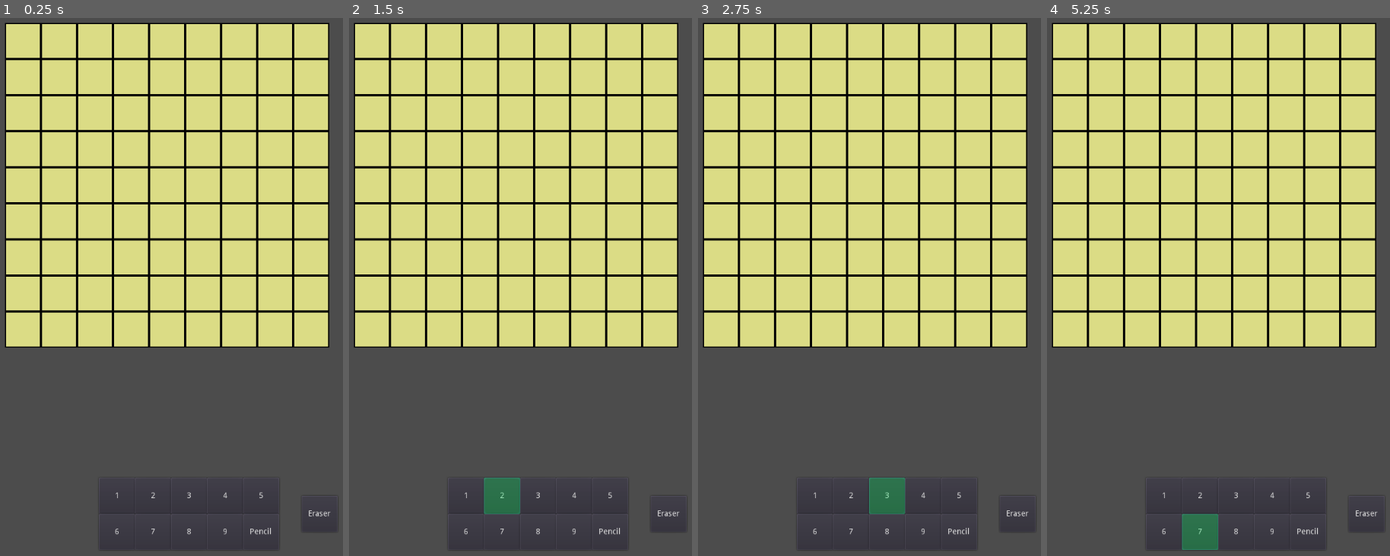
Above: before the commit, frames 1-4 (left to right).
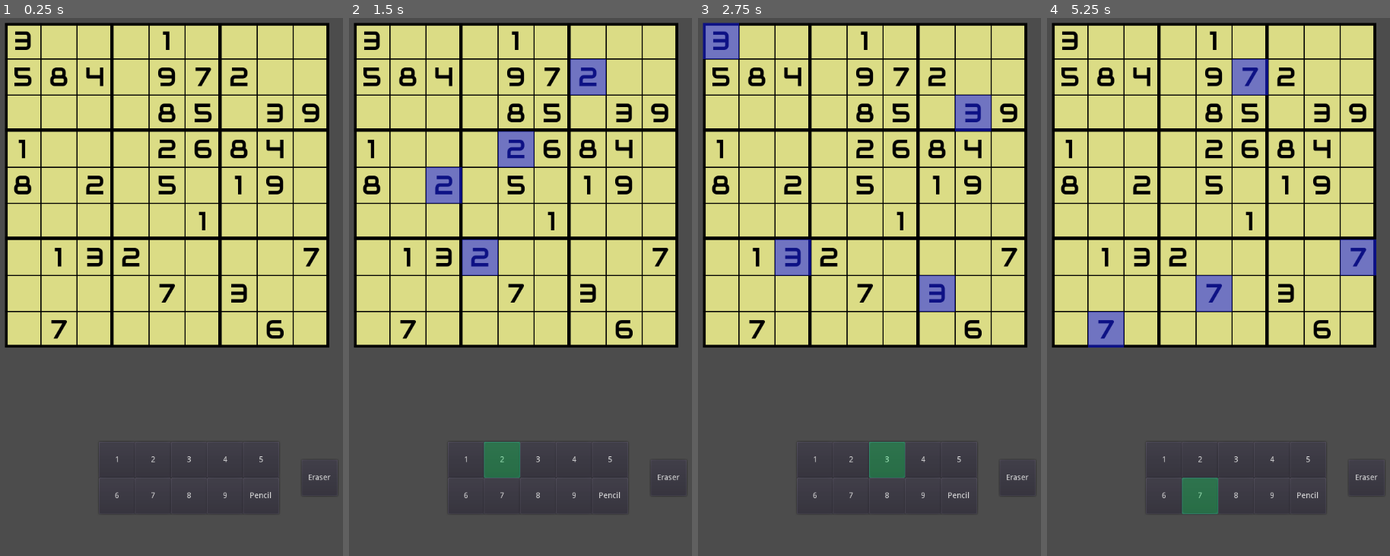
Above: after the commit, the same moments.

Repository: RonaldNand/GodotSudoku
Game: Godot game, scene res://Main.tscn
The game is run twice, just before and just after one commit, with the same random seed, the same clock (stepped at 60 frames per second) and the same inputs.
Inputs:
- Up to frame 1 (0.25 s): no input
- Up to frame 2 (1.5 s): click "1" at 0.5 s; click "2" at 1.25 s
- Up to frame 3 (2.75 s): click "3" at 2 s
- Up to frame 4 (5.25 s): click "4" at 2.75 s; click "5" at 3.5 s; click "6" at 4.25 s; click "7" at 5 s

The runs differ from the first frame. In frame 1, 11% of the frame differs, in the area x 1-99%, y 1-99%; in frame 2, 14%; in frame 3, 14%; in frame 4, 15%.

Commit message:
Puzzle Generation Complete

Diff:
--- a/Sudoku/Cell.gd
+++ b/Sudoku/Cell.gd
@@ -7,18 +7,36 @@
 var value = 0
 var pencil = []
 var locked = false
+var thickTop = false
+var thickRight = false
+var thickLeft = false
+var thickBottom = false
+var highlight = false
+var error = false
 
 # Called when the node enters the scene tree for the first time.
 func _ready():
+	$Highlight.hide()
+	$Error.hide()
 	hidePencil()
+	if thickTop:
+		$Border/TopBorder.rect_size += Vector2(0,4)
+	if thickLeft:
+		$Border/LeftBorder.rect_size += Vector2(4,0)
+	if thickRight:
+		$Border/RightBorder.rect_size += Vector2(4,0)
+		$Border/RightBorder.rect_position -= Vector2(4,0)
+	if thickBottom:
+		$Border/BottomBorder.rect_size += Vector2(0,4)
+		$Border/BottomBorder.rect_position -= Vector2(0,4)
 
 func _process(delta):
 	#get_input()
 	if (value != 0):
-		$ColorRect/Field.text = str(value)
+		$Border/Field.text = str(value)
 		hidePencil()
 	else:
-		$ColorRect/Field.text = ""
+		$Border/Field.text = ""
 		if !pencil.empty():
 			for x in range (1,10):
 				if (pencil.find(x) >= 0):
@@ -27,6 +45,10 @@
 					$Pencil.get_child(x-1).hide()
 		else:
 			hidePencil()
+	if highlight:
+		$Highlight.show()
+	else:
+		$Highlight.hide()
 
 func hidePencil():
 	for x in $Pencil.get_child_count():
--- a/Sudoku/Cell.tscn
+++ b/Sudoku/Cell.tscn
@@ -10,18 +10,18 @@
 [sub_resource type="DynamicFont" id=2]
 font_data = ExtResource( 2 )
 
-[node name="Cell" type="Node2D"]
+[node name="Cell" type="Node2D" groups=["cell"]]
 position = Vector2( 32, 32 )
 script = ExtResource( 1 )
 
-[node name="ColorRect" type="ColorRect" parent="."]
+[node name="Border" type="ColorRect" parent="." groups=["cell"]]
 margin_left = -32.0
 margin_top = -32.0
 margin_right = 32.0
 margin_bottom = 32.0
 color = Color( 0.858824, 0.862745, 0.521569, 1 )
 
-[node name="Field" type="Label" parent="ColorRect"]
+[node name="Field" type="Label" parent="Border" groups=["cell"]]
 margin_right = 64.0
 margin_bottom = 64.0
 custom_colors/font_color = Color( 0, 0, 0, 1 )
@@ -29,33 +29,31 @@
 align = 1
 valign = 1
 
-[node name="ColorRect2" type="ColorRect" parent="ColorRect"]
-margin_right = 2.0
+[node name="LeftBorder" type="ColorRect" parent="Border" groups=["cell"]]
+margin_right = 1.0
 margin_bottom = 64.0
 color = Color( 0.0117647, 0.0117647, 0.0117647, 1 )
 
-[node name="ColorRect3" type="ColorRect" parent="ColorRect"]
-margin_left = 62.0
+[node name="RightBorder" type="ColorRect" parent="Border" groups=["cell"]]
+margin_left = 63.0
 margin_right = 64.0
 margin_bottom = 64.0
 color = Color( 0, 0, 0, 1 )
 
-[node name="ColorRect4" type="ColorRect" parent="ColorRect"]
-margin_left = 2.0
-margin_right = 62.0
-margin_bottom = 2.0
+[node name="TopBorder" type="ColorRect" parent="Border" groups=["cell"]]
+margin_right = 64.0
+margin_bottom = 1.0
 color = Color( 0, 0, 0, 1 )
 
-[node name="ColorRect5" type="ColorRect" parent="ColorRect"]
-margin_left = 2.0
-margin_top = 62.0
-margin_right = 62.0
+[node name="BottomBorder" type="ColorRect" parent="Border" groups=["cell"]]
+margin_top = 63.0
+margin_right = 64.0
 margin_bottom = 64.0
 color = Color( 0, 0, 0, 1 )
 
-[node name="Pencil" type="Node2D" parent="."]
+[node name="Pencil" type="Node2D" parent="." groups=["cell"]]
 
-[node name="Pencil1" type="Label" parent="Pencil"]
+[node name="Pencil1" type="Label" parent="Pencil" groups=["cell"]]
 margin_left = -32.0
 margin_top = -30.0
 margin_right = -9.0
@@ -66,7 +64,7 @@
 align = 1
 valign = 1
 
-[node name="Pencil2" type="Label" parent="Pencil"]
+[node name="Pencil2" type="Label" parent="Pencil" groups=["cell"]]
 margin_left = -10.0
 margin_top = -30.0
 margin_right = 13.0
@@ -77,7 +75,7 @@
 align = 1
 valign = 1
 
-[node name="Pencil3" type="Label" parent="Pencil"]
+[node name="Pencil3" type="Label" parent="Pencil" groups=["cell"]]
 margin_left = 11.0
 margin_top = -30.0
 margin_right = 34.0
@@ -88,7 +86,7 @@
 align = 1
 valign = 1
 
-[node name="Pencil4" type="Label" parent="Pencil"]
+[node name="Pencil4" type="Label" parent="Pencil" groups=["cell"]]
 margin_left = -32.0
 margin_top = -10.0
 margin_right = -9.0
@@ -99,7 +97,7 @@
 align = 1
 valign = 1
 
-[node name="Pencil5" type="Label" parent="Pencil"]
+[node name="Pencil5" type="Label" parent="Pencil" groups=["cell"]]
 margin_left = -10.0
 margin_top = -10.0
 margin_right = 13.0
@@ -110,7 +108,7 @@
 align = 1
 valign = 1
 
-[node name="Pencil6" type="Label" parent="Pencil"]
+[node name="Pencil6" type="Label" parent="Pencil" groups=["cell"]]
 margin_left = 11.0
 margin_top = -10.0
 margin_right = 34.0
@@ -121,42 +119,56 @@
 align = 1
 valign = 1
 
-[node name="Pencil7" type="Label" parent="Pencil"]
-margin_left = -32.0
-margin_top = 13.0
-margin_right = -9.0
-margin_bottom = 35.0
+[node name="Pencil7" type="Label" parent="Pencil" groups=["cell"]]
+margin_left = -31.0
+margin_top = 12.0
+margin_right = -8.0
+margin_bottom = 34.0
 custom_colors/font_color = Color( 0, 0, 0, 1 )
 custom_fonts/font = SubResource( 2 )
 text = "7"
 align = 1
 valign = 1
 
-[node name="Pencil8" type="Label" parent="Pencil"]
+[node name="Pencil8" type="Label" parent="Pencil" groups=["cell"]]
 margin_left = -9.0
-margin_top = 13.0
+margin_top = 12.0
 margin_right = 14.0
-margin_bottom = 35.0
+margin_bottom = 34.0
 custom_colors/font_color = Color( 0, 0, 0, 1 )
 custom_fonts/font = SubResource( 2 )
 text = "8"
 align = 1
 valign = 1
 
-[node name="Pencil9" type="Label" parent="Pencil"]
-margin_left = 12.0
-margin_top = 13.0
-margin_right = 35.0
-margin_bottom = 35.0
+[node name="Pencil9" type="Label" parent="Pencil" groups=["cell"]]
+margin_left = 10.0
+margin_top = 11.0
+margin_right = 33.0
+margin_bottom = 33.0
 custom_colors/font_color = Color( 0, 0, 0, 1 )
 custom_fonts/font = SubResource( 2 )
 text = "9"
 align = 1
 valign = 1
 
-[node name="Button" type="Button" parent="."]
+[node name="Button" type="Button" parent="." groups=["cell"]]
 self_modulate = Color( 1, 1, 1, 0 )
 margin_left = -32.0
 margin_top = -32.0
 margin_right = 32.0
 margin_bottom = 32.0
+
+[node name="Highlight" type="ColorRect" parent="."]
+margin_left = -32.0
+margin_top = -32.0
+margin_right = 32.0
+margin_bottom = 32.0
+color = Color( 0.0901961, 0.121569, 0.952941, 0.54902 )
+
+[node name="Error" type="ColorRect" parent="."]
+margin_left = -32.0
+margin_top = -32.0
+margin_right = 32.0
+margin_bottom = 32.0
+color = Color( 0.933333, 0.027451, 0.027451, 0.45098 )
--- a/Sudoku/Main.gd
+++ b/Sudoku/Main.gd
@@ -9,43 +9,223 @@
 var length = 9
 var numberTable = []
 var cellTable = []
+var possibleVal = []
+var solutions = []
 var startingPosition = Vector2(25,25)
+var target = 20
+var counter = 0
+
+var baseGrid = [
+	[0,0,0,0,0,0,0,0,0],
+	[0,0,0,0,0,0,0,0,0],
+	[0,0,0,0,0,0,0,0,0],
+	[0,0,0,0,0,0,0,0,0],
+	[0,0,0,0,0,0,0,0,0],
+	[0,0,0,0,0,0,0,0,0],
+	[0,0,0,0,0,0,0,0,0],
+	[0,0,0,0,0,0,0,0,0],
+	[0,0,0,0,0,0,0,0,0]
+	]
 
 var startPuzzle = [
-	[5,3,6,9,1,8,0,2,3],
-	[7,1,3,6,0,2,0,4,9],
-	[0,8,0,0,0,0,0,5,1],
-	[6,0,4,0,0,0,0,0,2],
-	[0,2,7,8,6,0,0,0,0],
-	[0,0,0,0,0,4,1,0,0],
-	[3,0,0,1,4,0,2,0,0],
-	[0,0,0,5,0,6,3,0,8],
-	[0,7,0,0,0,0,0,0,6]
+	[2,9,5,7,4,3,8,6,1],
+	[4,3,1,8,6,5,9,0,0],
+	[8,7,6,1,9,2,5,4,3],
+	[3,8,7,4,5,9,2,1,6],
+	[6,1,2,3,8,7,4,9,5],
+	[5,4,9,2,1,6,7,3,8],
+	[7,6,3,5,2,4,1,8,9],
+	[9,2,8,6,7,1,3,5,4],
+	[1,5,4,9,3,8,6,0,0]
 	]
 
 # Called when the node enters the scene tree for the first time.
 func _ready():
-	position = startingPosition
-	numberTable = getTable()
-	cellTable = getTable()
-	populateTable()
-	print (numberTable)
+	randomize()
+
+
+	initialiseGrid()
+
+
 
 
 #Called every frame. 'delta' is the elapsed time since the previous frame.
 func _process(delta):
+	if (Input.is_action_just_pressed("ui_accept")):
+		generatePuzzle()
+	if (Input.is_action_just_pressed("ui_down")):
+		initialiseGrid()
+#	if (Input.is_action_just_pressed("ui_right")):
 	updateCells()
-	checkErrors()
-	if (Input.is_action_just_pressed("ui_accept")):
-		print(numberTable)
-
-func getTable():
+
+#
+
+func initialiseGrid():
+
+	get_tree().call_group("cell","queue_free")
+
+	possibleVal.clear()
+	position = startingPosition
+	#numberTable = startPuzzle
+	numberTable = baseGrid.duplicate(true)
+	generatePuzzle()
+
+	cellTable = baseGrid.duplicate(true)
+	populateTable()
+
+	possibleVal = populateValues()
+
+	getNewVal()
+
+	updateCells()
+
+func printGrid(grid):
+	for x in 9:
+		print(grid[x])
+	print("Break")
+
+func makeGrid():
+	var grid = []
+	for x in 9:
+		grid.append([])
+		for y in 9:
+			grid[x].append(0)
+	return grid
+
+func possible(x,y,n):
+	var result = false
+	for i in 9:
+		if numberTable[x][i] == n:
+			return result
+	for i in 9:
+		if numberTable[i][y] == n:
+			return result
+	var gridX = (x / 3) * 3
+	var gridY = (y / 3) * 3
+	for i in 3:
+		for j in 3:
+			if numberTable[i+gridX][j+gridY] == n:
+				return result
+	result = true
+	return result
+
+func checkCorrectness():
+	for x in 9:
+		for i in range (1,10):
+			if numberTable[x].count(i) > 1:
+				print ("error in row " + str(x))
+				return false
+	for y in 9:
+		var col = []
+		for x in 9:
+			col.append(numberTable[x][y])
+		for i in range (1,10):
+			if col.count(i) > 1:
+				print ("error in column " + str(y))
+				return false
+	for x in 9:
+		var grid = []
+		var gridX = 0 + (x/3) * 3
+		var gridY = 0 + (x%3) * 3
+		for i in 3:
+			for j in 3:
+				grid.append(numberTable[i + gridX][j+gridY])
+		for i in range (1,10):
+			if grid.count(i) > 1:
+				print ("error in grid " + str(x))
+				return false
+
+func populateValues():
 	var table = []
-	for x in range (0,length):
+	for x in 81:
 		table.append([])
-		for y in range (0,length):
-			table[x].append(0)
 	return table
+
+func getNewVal():
+
+	for x in 9:
+		for y in 9:
+			var value = []
+			var index
+			if numberTable[x][y] != 0:
+				continue
+			for i in range (1,10):
+				if possible(x,y,i):
+					value.append(i)
+			index = (x * 9) + y
+			possibleVal[index] = value
+
+
+func recSolve():
+
+	for x in 9:
+		for y in 9:
+			if numberTable[x][y] != 0:
+				continue
+			for i in range (1,10):
+				if possible(x,y,i):
+					numberTable[x][y] = i
+					recSolve()
+					if solutions.size() > 1:
+						print("Too Many Solutions!")
+						return false
+			numberTable[x][y] = 0
+			return
+	printGrid(numberTable)
+	solutions.append(numberTable.duplicate(true))
+	return true
+
+func recFill():
+	for x in 9:
+		for y in 9:
+			var num = [1,2,3,4,5,6,7,8,9]
+			num.shuffle()
+			if numberTable[x][y] == 0:
+				for i in num.size():
+					if possible(x,y,num[i]):
+						numberTable[x][y] = num[i]
+						if recFill():
+							return true
+				numberTable[x][y] = 0
+				return
+	printGrid(numberTable)
+	return true
+
+func generatePuzzle():
+	recFill()
+	target = 50
+	counter = 0
+	removeNumber()
+	counter = 0
+
+func removeNumber():
+	if counter >= target:
+		return
+	var table = numberTable.duplicate(true)
+	var filledCells = []
+	for x in 9:
+		for y in 9:
+			if numberTable[x][y] != 0:
+				filledCells.append((x * 9) + y)
+	for x in filledCells.size():
+		var index = filledCells[randi() % filledCells.size() - 1]
+		var newX = index / 9
+		var newY = index % 9
+		numberTable[newX][newY] = 0
+		recSolve()
+		if solutions.size() > 1:
+			numberTable = table.duplicate(true)
+			solutions.clear()
+			filledCells.remove(index)
+			continue
+		else:
+			counter += 1
+			removeNumber()
+			if counter >= target:
+				return
+
+
+
 
 func populateTable():
 	var row_offset = 0
@@ -56,14 +236,22 @@
 			row_offset = y * 64
 			cellTable[x][y] = cell.instance()
 			cellTable[x][y].position += Vector2(row_offset, col_offset)
+			if x == 0:
+				cellTable[x][y].thickTop = true
+			if x == 8 || x == 2 || x == 5:
+				cellTable[x][y].thickBottom = true
+			if y == 0:
+				cellTable[x][y].thickLeft = true
+			if y == 8 || y == 2 || y == 5:
+				cellTable[x][y].thickRight = true
 			add_child(cellTable[x][y])
-	updateCells()
+
+	for x in 9:
+		for y in 9:
+			if numberTable[x][y] != 0:
+				cellTable[x][y].locked = true
+
 	connectButton()
-
-func updateCells():
-	for x in length:
-		for y in length:
-			cellTable[x][y].value = numberTable[x][y]
 
 func connectButton():
 	for x in length:
@@ -74,63 +262,36 @@
 func updateCell(x,y):
 	var number = $NumberSelector.selectedNumber
 	var pencil = $NumberSelector.pencil
-	if pencil:
+	var eraser = $NumberSelector.eraser
+	if eraser:
 		numberTable[x][y] = 0
-		if cellTable[x][y].get_child(1).get_child(number-1).is_visible():
-			cellTable[x][y].get_child(1).get_child(number-1).hide()
+		cellTable[x][y].pencil.clear()
+	elif pencil:
+		numberTable[x][y] = 0
+		var index = cellTable[x][y].pencil.find(number)
+		if index >= 0:
+			cellTable[x][y].pencil.remove(index)
 		else:
-			cellTable[x][y].get_child(1).get_child(number-1).show()
+			cellTable[x][y].pencil.append(number)
 	else:
 		numberTable[x][y] = number
-
-
-func checkErrors():
-	checkRows()
-	checkColumns()
-	for grid in 9:
-		checkSquare(grid)
-
-func checkRows():
+		cellTable[x][y].pencil.clear()
+	updateCells()
+
+func updateCells():
 	for x in length:
-		for num in range (1,10):
-			var numCount = 0
-			for y in length:
-				if numberTable[x][y] == num:
-					numCount += 1
-			if numCount >= 2:
-				print ("Error in line "+ str(x))
-				return 1
-
-func checkColumns():
-	for y in length:
-		for num in range (1,10):
-			if num == 0:
-				continue
-			var numCount = 0
-			for x in length:
-				if numberTable[x][y] == num:
-					numCount += 1
-			if numCount >= 2:
-				print ("Error in column "+ str(y))
-				return 1
-
-func checkSquare(grid):
-	var xRange = []
-	var yRange = []
-	var yFactor = grid / 3
-	var xFactor = grid % 3
-	var debug
-
-	xRange = [(0 + (3 * xFactor)),(2 + (3 * xFactor))]
-	yRange = [(0 + (3 * yFactor)),(2 + (3 * yFactor))]
-
-	for num in range (1,10):
-			var numCount = 0
-			for x in range (xRange[0],xRange[1]+1):
-				for y in range (yRange[0],yRange[1]+1):
-					debug = numberTable[x][y]
-					if numberTable[x][y] == num:
-						numCount += 1
-			if numCount >= 2:
-				print ("Error in grid "+ str(grid))
-				return 1
+		for y in length:
+			cellTable[x][y].value = numberTable[x][y]
+#	for x in 81:
+#		var newX = x / 9
+#		var newY = x % 9
+#		cellTable[newX][newY].pencil = possibleVal[x]
+
+func _on_NumberSelector_numberChanged():
+	for x in 9:
+		for y in 9:
+			if cellTable[x][y].value == $NumberSelector.selectedNumber:
+				cellTable[x][y].highlight = true
+			else:
+				if cellTable[x][y].highlight:
+					cellTable[x][y].highlight = false
--- a/Sudoku/Main.tscn
+++ b/Sudoku/Main.tscn
@@ -9,3 +9,5 @@
 cell = ExtResource( 2 )
 
 [node name="NumberSelector" parent="." instance=ExtResource( 3 )]
+
+[connection signal="numberChanged" from="NumberSelector" to="." method="_on_NumberSelector_numberChanged"]
--- a/Sudoku/NumberSelector.gd
+++ b/Sudoku/NumberSelector.gd
@@ -6,6 +6,9 @@
 # var b = "text"
 var selectedNumber = null
 var pencil = false
+var eraser = false
+
+signal numberChanged
 
 # Called when the node enters the scene tree for the first time.
 func _ready():
@@ -19,18 +22,30 @@
 
 func selectNumber(number):
 	selectedNumber = number
+	eraser = false
 	$Layer.show()
 	if number <= 0:
 		$Layer.rect_position = get_child(10).rect_position
 	else:
 		$Layer.rect_position = get_child(number - 1).rect_position
+	emit_signal("numberChanged")
+
+func selectEraser():
+	if eraser:
+		eraser = false
+	else:
+		eraser = true
+		pencil = false
+		$Pencil.pressed = false
+		$Layer.rect_position = get_child(10).rect_position
 
 func togglePencil():
 	if !pencil:
 		pencil = true
+		eraser = false
 	else:
 		pencil = false
-	print(pencil)
+	#print(pencil)
 
 
 func initialize():
@@ -39,4 +54,4 @@
 		if x < 9:
 			get_child(x).connect("pressed",self,"selectNumber",[x+1])
 	get_child(9).connect("pressed",self,"togglePencil")
-	get_child(10).connect("pressed",self,"selectNumber",[0])
+	get_child(10).connect("pressed",self,"selectEraser")
--- a/Sudoku/NumberSelector.tscn
+++ b/Sudoku/NumberSelector.tscn
@@ -7,85 +7,85 @@
 
 [node name="1" type="Button" parent="."]
 margin_left = 192.0
-margin_top = 832.0
+margin_top = 768.0
 margin_right = 256.0
-margin_bottom = 896.0
+margin_bottom = 832.0
 text = "1"
 
 [node name="2" type="Button" parent="."]
 margin_left = 256.0
-margin_top = 832.0
+margin_top = 768.0
 margin_right = 320.0
-margin_bottom = 896.0
+margin_bottom = 832.0
 text = "2"
 
 [node name="3" type="Button" parent="."]
 margin_left = 320.0
-margin_top = 832.0
+margin_top = 768.0
 margin_right = 384.0
-margin_bottom = 896.0
+margin_bottom = 832.0
 text = "3"
 
 [node name="4" type="Button" parent="."]
 margin_left = 384.0
-margin_top = 832.0
+margin_top = 768.0
 margin_right = 448.0
-margin_bottom = 896.0
+margin_bottom = 832.0
 text = "4"
 
 [node name="5" type="Button" parent="."]
 margin_left = 448.0
-margin_top = 832.0
+margin_top = 768.0
 margin_right = 512.0
-margin_bottom = 896.0
+margin_bottom = 832.0
 text = "5"
 
 [node name="6" type="Button" parent="."]
 margin_left = 192.0
-margin_top = 896.0
+margin_top = 832.0
 margin_right = 256.0
-margin_bottom = 960.0
+margin_bottom = 896.0
 text = "6"
 
 [node name="7" type="Button" parent="."]
 margin_left = 256.0
-margin_top = 896.0
+margin_top = 832.0
 margin_right = 320.0
-margin_bottom = 960.0
+margin_bottom = 896.0
 text = "7"
 
 [node name="8" type="Button" parent="."]
 margin_left = 320.0
-margin_top = 896.0
+margin_top = 832.0
 margin_right = 384.0
-margin_bottom = 960.0
+margin_bottom = 896.0
 text = "8"
 
 [node name="9" type="Button" parent="."]
 margin_left = 384.0
-margin_top = 896.0
+margin_top = 832.0
 margin_right = 448.0
-margin_bottom = 960.0
+margin_bottom = 896.0
 text = "9"
 
 [node name="Pencil" type="Button" parent="."]
 margin_left = 448.0
-margin_top = 896.0
+margin_top = 832.0
 margin_right = 512.0
-margin_bottom = 960.0
+margin_bottom = 896.0
 toggle_mode = true
 text = "Pencil"
 
-[node name="Button" type="Button" parent="."]
+[node name="Eraser" type="Button" parent="."]
 margin_left = 552.0
-margin_top = 864.0
+margin_top = 800.0
 margin_right = 616.0
-margin_bottom = 928.0
+margin_bottom = 864.0
 text = "Eraser"
 
 [node name="Layer" type="ColorRect" parent="."]
 self_modulate = Color( 0.0470588, 0.835294, 0.337255, 0.352941 )
 margin_left = 448.0
-margin_top = 832.0
+margin_top = 768.0
 margin_right = 512.0
-margin_bottom = 896.0
+margin_bottom = 832.0
--- a/Sudoku/test.gd
+++ b/Sudoku/test.gd
@@ -10,7 +10,10 @@
 var numberTable = []
 var cellTable = []
 var possibleVal = []
+var solutions = []
 var startingPosition = Vector2(25,25)
+var target = 20
+var counter = 0
 
 var baseGrid = [
 	[0,0,0,0,0,0,0,0,0],
@@ -25,24 +28,23 @@
 	]
 
 var startPuzzle = [
-	[0,0,0,0,3,0,0,5,0],
-	[0,6,0,0,0,0,0,0,0],
-	[1,0,4,2,0,0,0,0,9],
-	[0,2,0,0,0,0,0,0,6],
-	[6,0,7,0,0,5,0,9,0],
-	[0,8,0,7,0,0,0,0,0],
-	[7,0,9,4,0,0,0,0,1],
-	[0,0,8,0,0,0,3,0,0],
-	[0,0,0,0,0,2,4,0,0]
+	[2,9,5,7,4,3,8,6,1],
+	[4,3,1,8,6,5,9,0,0],
+	[8,7,6,1,9,2,5,4,3],
+	[3,8,7,4,5,9,2,1,6],
+	[6,1,2,3,8,7,4,9,5],
+	[5,4,9,2,1,6,7,3,8],
+	[7,6,3,5,2,4,1,8,9],
+	[9,2,8,6,7,1,3,5,4],
+	[1,5,4,9,3,8,6,0,0]
 	]
 
 # Called when the node enters the scene tree for the first time.
 func _ready():
 	randomize()
-	cellTable = makeGrid()
+	cellTable = baseGrid.duplicate(true)
 	populateTable()
 	initiaiseGrid()
-	recFill()
 
 
 
@@ -50,15 +52,20 @@
 #Called every frame. 'delta' is the elapsed time since the previous frame.
 func _process(delta):
 	if (Input.is_action_just_pressed("ui_accept")):
-		recSolve()
+		generatePuzzle()
+		updateCells()
 	if (Input.is_action_just_pressed("ui_down")):
 		initiaiseGrid()
+#	if (Input.is_action_just_pressed("ui_right")):
+#
 
 func initiaiseGrid():
 
 	possibleVal.clear()
 	position = startingPosition
-	numberTable = baseGrid
+	#numberTable = startPuzzle
+	numberTable = baseGrid.duplicate(true)
+
 
 	possibleVal = populateValues()
 
@@ -123,87 +130,11 @@
 				print ("error in grid " + str(x))
 				return false
 
-func gridFull():
-	for x in 9:
-		for y in 9:
-			if numberTable[x][y] == 0:
-				return false
-	return true
-#
-
 func populateValues():
 	var table = []
 	for x in 81:
 		table.append([])
 	return table
-
-func randomGridStart():
-
-	if gridFull():
-			checkCorrectness()
-			return
-
-	var spots = []
-	var newX
-	var newY
-	var low = 9
-
-	for x in 81:
-		if possibleVal[x].size() < low && possibleVal[x].size() > 0:
-			low = possibleVal[x].size()
-	for x in 81:
-		if possibleVal[x].size() == low:
-			spots.append(x)
-
-	var newIndex = spots[randi() % spots.size()]
-	newX = newIndex / 9
-	newY = newIndex % 9
-
-	numberTable[newX][newY] = possibleVal[newIndex][randi() % possibleVal[newIndex].size()]
-	possibleVal[newIndex].clear()
-
-	getNewVal()
-
-	randomGrid()
-
-
-
-func randomGrid():
-
-	if gridFull():
-		checkCorrectness()
-		return
-
-	for x in 9:
-		for y in 9:
-			if numberTable[x][y] == 0 && possibleVal[(x * 9) + y].size() <= 0:
-				numberTable[randi()%8+1][randi()%8+1] = 0
-				numberTable[randi()%8+1][randi()%8+1] = 0
-				numberTable[randi()%8+1][randi()%8+1] = 0
-
-	var spots = []
-	var newX
-	var newY
-	var low = 9
-
-	for x in 81:
-		newX = x/9
-		newY = x%9
-		if (numberTable[newX][newY] == 0):
-			spots.append(x)
-
-	var newIndex = spots[randi() % spots.size()]
-	newX = newIndex / 9
-	newY = newIndex % 9
-
-	numberTable[newX][newY] = possibleVal[newIndex][randi() % possibleVal[newIndex].size()]
-	possibleVal[newIndex].clear()
-
-	getNewVal()
-
-	randomGrid()
-
-
 
 func getNewVal():
 
@@ -220,23 +151,9 @@
 			possibleVal[index] = value
 	updateCells()
 
-func solve():
-	var value = []
-	for x in 9:
-		for y in 9:
-			value.clear()
-			if numberTable[x][y] != 0:
-				continue
-			for i in range (1,10):
-				if possible(x,y,i):
-					value.append(i)
-			if value.size() == 1:
-				numberTable[x][y] = value[0]
-				print(str(value[0]) + " added to " + str(x) + "," + str(y))
-	printGrid(numberTable)
-
 
 func recSolve():
+
 	for x in 9:
 		for y in 9:
 			if numberTable[x][y] != 0:
@@ -245,10 +162,14 @@
 				if possible(x,y,i):
 					numberTable[x][y] = i
 					recSolve()
+					if solutions.size() > 1:
+						#print("Too Many Solutions!")
+						return false
 			numberTable[x][y] = 0
 			return
-	printGrid(numberTable)
-	return
+	#printGrid(numberTable)
+	solutions.append(numberTable.duplicate(true))
+	return true
 
 func recFill():
 	for x in 9:
@@ -259,11 +180,48 @@
 				for i in num.size():
 					if possible(x,y,num[i]):
 						numberTable[x][y] = num[i]
-						recFill()
+						if recFill():
+							return true
 				numberTable[x][y] = 0
 				return
 	printGrid(numberTable)
-	return
+	return true
+
+func generatePuzzle():
+	recFill()
+	target = 50
+	counter = 0
+	removeNumber()
+	counter = 0
+
+func removeNumber():
+	if counter >= target:
+		return
+	var table = numberTable.duplicate(true)
+	var filledCells = []
+	for x in 9:
+		for y in 9:
+			if numberTable[x][y] != 0:
+				filledCells.append((x * 9) + y)
+	for x in filledCells.size():
+		var index = filledCells[randi() % filledCells.size() - 1]
+		var newX = index / 9
+		var newY = index % 9
+		numberTable[newX][newY] = 0
+		recSolve()
+		if solutions.size() > 1:
+			numberTable = table.duplicate(true)
+			solutions.clear()
+			filledCells.remove(index)
+			continue
+		else:
+			counter += 1
+			removeNumber()
+			if counter >= target:
+				return
+
+
+
 
 func populateTable():
 	var row_offset = 0
